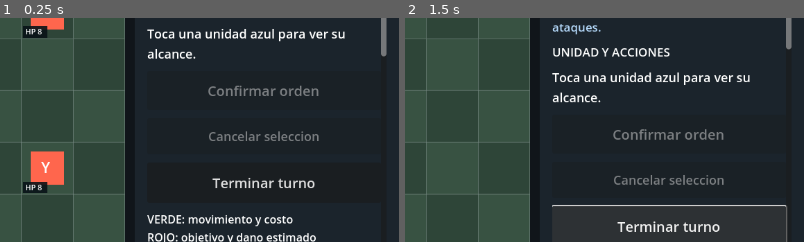
Above: before the commit, frames 1-2 (left to right).
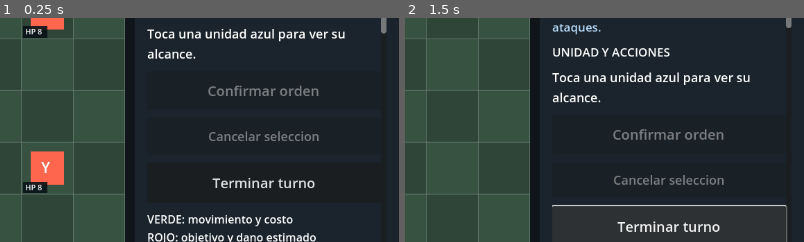
Above: after the commit, the same moments.

Repository: edwinrodri12/Tarvoka
Game: Godot game, scene res://scenes/Main.tscn
The game is run twice, just before and just after one commit, with the same random seed, the same clock (stepped at 60 frames per second) and the same inputs.
Inputs:
- Up to frame 1 (0.25 s): no input
- Up to frame 2 (1.5 s): click "Terminar turno" at 0.5 s; click "Terminar turno" at 1.25 s
The pictures show only the part of the screen within x 50-100%, y 34-84%; the shares and areas given below are measured in that part.

The runs differ from the first frame. In frame 1, 0.2% of the frame differs, in the area x 95-97%, y 6-18%; in frame 2, 0.1%.

Commit message:
feat(ui): opt-in city economy and touch-controlled unit factory purchases (#104)
* feat(economy-ui): expose pure eligibility check for factory purchase buttons

* feat(ui): draw towns/factories, select workshops and safely buy units

* feat(ui): show city income and credit balances, enable opt-in economy and factory purchasing

* test(economy-ui): select cities mode, purchase at workshop and restore treasury on load

* ci(economy-ui): gate city HUD, workshop purchase and saved-match restoration

Diff:
--- a/scripts/core/UrbanEconomy.gd
+++ b/scripts/core/UrbanEconomy.gd
@@ -78,6 +78,28 @@
     var income: int = income_for(next["economy"], side)
     next["economy"]["credits"][side] = mini(MAX_CREDITS, int(next["economy"]["credits"][side]) + income)
     return next
+
+# Cheap, pure eligibility helper for touchscreen buttons. The authoritative
+# purchase still revalidates everything at the moment of confirmation.
+static func can_purchase(state: Dictionary, factory_pos: Vector2i, role: String) -> bool:
+    if not state.has("economy") or not state.has("terrain") or not state.get("units") is Array:
+        return false
+    var faction: int = int(state.get("faction", -1))
+    if faction not in [0,1] or int(state.get("winner", -1)) != -1:
+        return false
+    if cost(role) <= 0 or state["units"].size() >= MAX_UNITS:
+        return false
+    if not valid(state["economy"], state["terrain"]):
+        return false
+    if int(state["economy"]["credits"][faction]) < cost(role):
+        return false
+    for unit in state["units"]:
+        if int(unit.get("hp", 0)) > 0 and unit.get("pos") == factory_pos:
+            return false
+    for site in state["economy"]["sites"]:
+        if site["kind"] == "factory" and site["pos"] == factory_pos and int(site["owner"]) == faction and int(site["produced_turn"]) != int(state["economy"]["turn"]):
+            return true
+    return false
 
 # One fresh unit per owned, unoccupied factory per faction turn.
 # New troops cannot attack/move immediately; both flags reset on their
--- a/scripts/ui/Main.gd
+++ b/scripts/ui/Main.gd
@@ -3,6 +3,8 @@
 const BoardScript = preload("res://scripts/ui/TouchBoard.gd")
 const Scenarios = preload("res://scripts/core/Scenarios.gd")
 const BattleReport = preload("res://scripts/ui/BattleReport.gd")
+const Economy = preload("res://scripts/core/UrbanEconomy.gd")
+const Roles = preload("res://scripts/core/UnitRoles.gd")
 
 var board: Control
 var status_label: Label
@@ -20,6 +22,11 @@
 var roster_picker: OptionButton
 var fog_picker: OptionButton
 var relay_picker: OptionButton
+var economy_picker: OptionButton
+var economy_status: Label
+var factory_status: Label
+var production_picker: OptionButton
+var produce_button: Button
 var relay_status: Label
 var _unit_summary_cache_key := -1
 var unit_summary_refresh_count := 0 # Diagnostics for headless regression tests.
@@ -108,6 +115,12 @@
     relay_status.add_theme_font_size_override("font_size", 17)
     relay_status.add_theme_color_override("font_color", Color(0.95, 0.80, 0.42))
     panel.add_child(relay_status)
+    economy_status = Label.new()
+    economy_status.visible = board.state.has("economy")
+    economy_status.autowrap_mode = TextServer.AUTOWRAP_WORD_SMART
+    economy_status.add_theme_font_size_override("font_size", 18)
+    economy_status.add_theme_color_override("font_color", Color(0.98,0.85,0.50))
+    panel.add_child(economy_status)
     enemy_turn_label = Label.new()
     enemy_turn_label.visible = false
     enemy_turn_label.autowrap_mode = TextServer.AUTOWRAP_WORD_SMART
@@ -192,6 +205,30 @@
     # Keep action buttons on-screen before the longer legend on small devices.
     panel.move_child(legend, end_button.get_index() + 1)
 
+    # Purchase controls are accessible below the combat action buttons
+    # but do not exist as active actions in classical battles.
+    factory_status = Label.new()
+    factory_status.visible = false
+    factory_status.autowrap_mode = TextServer.AUTOWRAP_WORD_SMART
+    factory_status.add_theme_font_size_override("font_size", 16)
+    panel.add_child(factory_status)
+    production_picker = OptionButton.new()
+    production_picker.custom_minimum_size.y = 52
+    production_picker.add_theme_font_size_override("font_size", 17)
+    for i in range(Roles.ORDER.size()):
+        var role: String = Roles.ORDER[i]
+        production_picker.add_item("%s - %d creditos" % [Roles.label(role),Economy.cost(role)],i)
+    production_picker.select(0)
+    production_picker.visible = false
+    panel.add_child(production_picker)
+    produce_button = Button.new()
+    produce_button.text = "Producir unidad"
+    produce_button.custom_minimum_size.y = 54
+    produce_button.add_theme_font_size_override("font_size", 19)
+    produce_button.visible = false
+    produce_button.pressed.connect(_produce_unit)
+    panel.add_child(produce_button)
+
     var saves := HBoxContainer.new()
     saves.add_theme_constant_override("separation", 6)
     panel.add_child(saves)
@@ -287,6 +324,23 @@
     relay_help.add_theme_font_size_override("font_size", 14)
     panel.add_child(relay_help)
 
+    var urban_heading := Label.new()
+    urban_heading.text = "ECONOMIA Y PRODUCCION"
+    urban_heading.add_theme_font_size_override("font_size", 16)
+    panel.add_child(urban_heading)
+    economy_picker = OptionButton.new()
+    economy_picker.custom_minimum_size.y = 54
+    economy_picker.add_theme_font_size_override("font_size", 16)
+    economy_picker.add_item("Sin economia (clasico)",0)
+    economy_picker.add_item("Ciudades conquistables y talleres",1)
+    economy_picker.select(1 if board.state.has("economy") else 0)
+    panel.add_child(economy_picker)
+    var urban_help := Label.new()
+    urban_help.text = "Requiere formacion experimental. Guardia y Rastreador capturan ciudades y talleres al terminar turno. Cada ciudad produce +100 creditos por turno. Selecciona un taller propio vacio para comprar unidades."
+    urban_help.autowrap_mode = TextServer.AUTOWRAP_WORD_SMART
+    urban_help.add_theme_font_size_override("font_size", 14)
+    panel.add_child(urban_help)
+
     var restart_button := Button.new()
     restart_button.text = "Nueva partida"
     restart_button.custom_minimum_size.y = 52
@@ -347,6 +401,26 @@
         _update_text(relay_status, "SENAL: Azul %d | Rojo %d / %d" % [
             control["scores"][0], control["scores"][1], control["target"]
         ])
+    economy_status.visible = board.state.has("economy")
+    factory_status.visible = board.state.has("economy")
+    production_picker.visible = board.state.has("economy")
+    produce_button.visible = board.state.has("economy")
+    if board.state.has("economy"):
+        var economy: Dictionary = board.state["economy"]
+        var blue_city_count := 0
+        var blue_factory_count := 0
+        for site in economy["sites"]:
+            if int(site["owner"]) == 0:
+                if site["kind"] == "city":
+                    blue_city_count += 1
+                elif site["kind"] == "factory":
+                    blue_factory_count += 1
+        _update_text(economy_status, "RECURSOS: %d creditos | %d ciudades (+%d/turno) | %d talleres." % [
+            int(economy["credits"][0]), blue_city_count, Economy.income_for(economy,0), blue_factory_count
+        ])
+        _update_text(factory_status, "Taller (%d,%d) seleccionado" % [board.selected_factory_pos.x+1,board.selected_factory_pos.y+1] if board.selected_factory_pos != Vector2i(-1,-1) else "Toca un taller F propio y libre, luego elige unidad.")
+        var role: String = Roles.ORDER[production_picker.get_selected_id()]
+        produce_button.disabled = not board.can_purchase_selected(role) or int(board.state.get("winner",-1)) != -1
     _update_text(enemy_turn_label, board.last_enemy_turn_report)
     enemy_turn_label.visible = not board.last_enemy_turn_report.is_empty()
     _update_text(autosave_alert, board.autosave_warning)
@@ -355,7 +429,7 @@
     battlefield_status.visible = winner == -1
     order_preview_label.visible = winner == -1 and not board.pending_order.is_empty()
     end_button.disabled = winner != -1 or not board.pending_order.is_empty() or (board.ai_enabled and int(board.state.get("faction", 0)) != 0)
-    cancel_button.disabled = board.selected_id.is_empty()
+    cancel_button.disabled = board.selected_id.is_empty() and board.selected_factory_pos == Vector2i(-1,-1)
     confirm_button.disabled = board.pending_order.is_empty()
     result_banner.visible = winner != -1
     # A defeat must not appear inside the same green victory panel.
@@ -406,22 +480,36 @@
         roster_picker.select(1 if board.specialized_roster else 0)
         fog_picker.select(1 if board.state.get("fog_enabled", false) else 0)
         relay_picker.select(1 if board.state.has("control") else 0)
+        economy_picker.select(1 if board.state.has("economy") else 0)
 
 func _new_game() -> void:
     var mode_name := "Simetrico" if balance_picker.get_selected_id() == 1 else "Entrenamiento"
     var fog_name := "niebla de guerra" if fog_picker.get_selected_id() == 1 else "mapa visible"
     var objective_name := "control de reles" if relay_picker.get_selected_id() == 1 else "eliminacion"
     var roster_name := "5 clases experimentales" if roster_picker.get_selected_id() == 1 else "soldados clasicos"
-    new_game_dialog.dialog_text = "Iniciar %s en modo %s con %s, %s, objetivo %s? Se reemplaza el autoguardado. La partida manual se conserva." % [Scenarios.label(scenario_picker.get_selected_id()), mode_name, roster_name, fog_name, objective_name]
+    if economy_picker.get_selected_id() == 1 and roster_picker.get_selected_id() != 1:
+        board.message = "La economia necesita formacion experimental. Seleccionala primero."
+        return
+    var urban_name := "ciudades/talleres" if economy_picker.get_selected_id() == 1 else "sin economia"
+    new_game_dialog.dialog_text = "Iniciar %s en modo %s con %s, %s, %s y objetivo %s? Se reemplaza el autoguardado. La partida manual se conserva." % [Scenarios.label(scenario_picker.get_selected_id()), mode_name, roster_name, fog_name, urban_name, objective_name]
     # Avoid opening a native modal in the headless test runner.
     if DisplayServer.get_name() != "headless":
         new_game_dialog.popup_centered()
 
 func _confirm_new_game() -> void:
-    board.new_game(scenario_picker.get_selected_id(), balance_picker.get_selected_id() == 1, fog_picker.get_selected_id() == 1, relay_picker.get_selected_id() == 1, roster_picker.get_selected_id() == 1)
+    if economy_picker.get_selected_id() == 1 and roster_picker.get_selected_id() != 1:
+        board.message = "La economia requiere formacion experimental."
+        return
+    board.new_game(scenario_picker.get_selected_id(), balance_picker.get_selected_id() == 1, fog_picker.get_selected_id() == 1, relay_picker.get_selected_id() == 1, roster_picker.get_selected_id() == 1, economy_picker.get_selected_id() == 1)
 
 func _cancel_selection() -> void:
     board.cancel_selection()
 
 func _confirm_order() -> void:
     board.confirm_pending_order()
+
+func _produce_unit() -> void:
+    if not board.state.has("economy") or production_picker.get_selected_id() < 0:
+        return
+    var role: String = Roles.ORDER[production_picker.get_selected_id()]
+    board.buy_selected(role)
--- a/scripts/ui/TouchBoard.gd
+++ b/scripts/ui/TouchBoard.gd
@@ -7,6 +7,7 @@
 const TacticalHints = preload("res://scripts/core/TacticalHints.gd")
 const Scenarios = preload("res://scripts/core/Scenarios.gd")
 const Roles = preload("res://scripts/core/UnitRoles.gd")
+const Economy = preload("res://scripts/core/UrbanEconomy.gd")
 const Visibility = preload("res://scripts/core/Visibility.gd")
 const WIDTH := 10
 const HEIGHT := 8
@@ -21,6 +22,7 @@
 var selected_id := ""
 var require_order_confirmation := false # Main enables safer two-stage taps; legacy test boards remain immediate.
 var pending_order: Dictionary = {}
+var selected_factory_pos := Vector2i(-1,-1)
 var message := "Selecciona una unidad."
 var last_enemy_turn_report := ""
 var touch_origin := Vector2.ZERO
@@ -33,7 +35,7 @@
     mouse_filter = Control.MOUSE_FILTER_STOP
     new_game()
 
-func new_game(scenario_id: int = 0, symmetric: bool = false, fog_mode: bool = false, relay_mode: bool = false, specialized: bool = false) -> void:
+func new_game(scenario_id: int = 0, symmetric: bool = false, fog_mode: bool = false, relay_mode: bool = false, specialized: bool = false, economy_mode: bool = false) -> void:
     symmetric_setup = symmetric
     specialized_roster = specialized
     var enemy_hp: int = 10 if symmetric else 8
@@ -52,7 +54,8 @@
         # Classic recon scouts are mirrored: mobility 4, sight 5.
         units.append({"id":"S","faction":0,"hp":6,"pos":Vector2i(1,3),"move_points":4,"attack":2,"defense":0,"cover":0,"vision":5,"acted":false})
         units.append({"id":"Z","faction":1,"hp":6,"pos":Vector2i(8,3),"move_points":4,"attack":2,"defense":0,"cover":0,"vision":5,"acted":false})
-    state = Session.start(units, terrain, 0, fog_mode, relay_mode)
+    state = Session.start(units, terrain, 0, fog_mode, relay_mode, economy_mode)
+    selected_factory_pos = Vector2i(-1,-1)
     selected_id = ""
     pending_order.clear()
     message = "Selecciona una unidad."
@@ -140,6 +143,30 @@
             ])
             marker.append(marker[0])
             draw_polyline(marker, signal_color, maxf(2.0, tile * 0.055), true)
+    # Urban installations use distinct shapes and letters. Sites not yet
+    # explored stay hidden; the current owner stays unknown outside sight.
+    if state.has("economy"):
+        for site in state["economy"]["sites"]:
+            var city_cell: Vector2i = site["pos"]
+            if fog and not explored.has(city_cell):
+                continue
+            var known_owner: int = int(site["owner"]) if not fog or visible.has(city_cell) else -1
+            var city_tint := Color(0.94, 0.79, 0.39)
+            if known_owner == 0:
+                city_tint = Color(0.35, 0.73, 0.99)
+            elif known_owner == 1:
+                city_tint = Color(1.0, 0.45, 0.39)
+            var top_left := origin + Vector2(city_cell) * tile
+            var center := top_left + Vector2.ONE * (tile * 0.5)
+            var is_town: bool = str(site["kind"]) == "city"
+            var half: float = tile * (0.30 if is_town else 0.35)
+            draw_rect(Rect2(center-Vector2.ONE*half, Vector2.ONE*(half*2)), Color(0.03,0.07,0.10,0.82))
+            draw_rect(Rect2(center-Vector2.ONE*half, Vector2.ONE*(half*2)), city_tint, false, maxf(2.0,tile*0.065))
+            if tile >= 20.0:
+                var symbol := "C" if is_town else "F"
+                draw_string(font, center+Vector2(-tile*0.14,tile*0.12), symbol, HORIZONTAL_ALIGNMENT_LEFT, -1, int(max(11.0,tile*0.27)), city_tint)
+            if city_cell == selected_factory_pos:
+                draw_rect(Rect2(top_left,Vector2.ONE*tile),Color.YELLOW,false,3.0)
     # Legal destinations in green, adjacent attack targets in red.
     # Reuse the exact movement/combat rules instead of drawing guessed ranges.
     var hints: Dictionary = TacticalHints.for_unit(state, selected_id)
@@ -216,9 +243,10 @@
                 int(max(11.0, tile * 0.22)), Color(1.0, 0.88, 0.60))
 
 func cancel_selection() -> void:
-    if selected_id.is_empty() and pending_order.is_empty():
+    if selected_id.is_empty() and pending_order.is_empty() and selected_factory_pos == Vector2i(-1,-1):
         return
     selected_id = ""
+    selected_factory_pos = Vector2i(-1,-1)
     pending_order.clear()
     message = "Seleccion cancelada."
     queue_redraw()
@@ -283,6 +311,7 @@
         message = "Accion no permitida."
         return false
     state = result["state"]
+    selected_factory_pos = Vector2i(-1,-1)
     _write_autosave()
     var winner := int(state.get("winner", -1))
     if winner != -1:
@@ -301,6 +330,32 @@
     else:
         selected_id = ""
         message = "Ataque realizado."
+    return true
+
+# Purchases come from a selected, currently owned and unoccupied workshop.
+# The definitive decision is validated again by BattleSession.purchase.
+func can_purchase_selected(role: String) -> bool:
+    if selected_factory_pos == Vector2i(-1,-1) or not pending_order.is_empty():
+        return false
+    if ai_enabled and int(state.get("faction",-1)) != 0:
+        return false
+    return Economy.can_purchase(state, selected_factory_pos, role)
+
+func buy_selected(role: String) -> bool:
+    if not can_purchase_selected(role):
+        message = "No se puede producir: revisa creditos, propietario y espacio."
+        return false
+    var action: Dictionary = Session.purchase(state, selected_factory_pos, role)
+    if not action.get("valid", false):
+        message = "No se pudo producir la unidad."
+        return false
+    state = action["state"]
+    selected_factory_pos = Vector2i(-1,-1)
+    selected_id = ""
+    pending_order.clear()
+    message = "Unidad %s producida (-%d creditos). Actuara el proximo turno." % [Roles.label(role), int(action["cost"])]
+    _write_autosave()
+    queue_redraw()
     return true
 
 func selected_unit_summary() -> String:
@@ -355,6 +410,7 @@
             target = unit
             break
     if not target.is_empty() and int(target["faction"]) == int(state["faction"]):
+        selected_factory_pos = Vector2i(-1,-1)
         pending_order.clear()
         var tapped_id := str(target["id"])
         if tapped_id == selected_id:
@@ -368,6 +424,16 @@
             message = "Unidad " + selected_id + " seleccionada."
     elif not selected_id.is_empty():
         _request_order(cell, target)
+    elif target.is_empty() and state.has("economy"):
+        var found := false
+        for site in state["economy"]["sites"]:
+            if site["pos"] == cell and site["kind"] == "factory" and int(site["owner"]) == int(state["faction"]):
+                selected_factory_pos = cell if selected_factory_pos != cell else Vector2i(-1,-1)
+                message = "Taller seleccionado. Elige una unidad y pulsa Producir." if selected_factory_pos == cell else "Taller cancelado."
+                found = true
+                break
+        if not found:
+            selected_factory_pos = Vector2i(-1,-1)
     queue_redraw()
 
 func finish_turn() -> void:
@@ -380,6 +446,7 @@
         return
     state = result["state"]
     selected_id = ""
+    selected_factory_pos = Vector2i(-1,-1)
     pending_order.clear()
     last_enemy_turn_report = ""
     message = "Turno de faccion " + str(state["faction"] + 1)
@@ -453,6 +520,7 @@
         message = "No se pudo cargar la partida."
         return false
     state = restored
+    selected_factory_pos = Vector2i(-1,-1)
     current_scenario_id = Scenarios.identify(state["terrain"])
     specialized_roster = Roles.is_specialized(state["units"])
     symmetric_setup = _infer_symmetric_setup()
@@ -486,6 +554,7 @@
     if restored.is_empty():
         return false
     state = restored
+    selected_factory_pos = Vector2i(-1,-1)
     current_scenario_id = Scenarios.identify(state["terrain"])
     specialized_roster = Roles.is_specialized(state["units"])
     symmetric_setup = _infer_symmetric_setup()
--- /dev/null
+++ b/tests/test_urban_economy_ui.gd
@@ -0,0 +1,149 @@
+extends SceneTree
+
+const Session = preload("res://scripts/core/BattleSession.gd")
+const Roles = preload("res://scripts/core/UnitRoles.gd")
+const Economy = preload("res://scripts/core/UrbanEconomy.gd")
+const Scenarios = preload("res://scripts/core/Scenarios.gd")
+const Codec = preload("res://scripts/core/SaveCodec.gd")
+const Store = preload("res://scripts/core/SaveStore.gd")
+
+func _initialize() -> void:
+    call_deferred("_run")
+
+func _run() -> void:
+    var view: Control = load("res://scenes/Main.tscn").instantiate()
+    root.add_child(view)
+    var board = view.board
+    var economy_picker: OptionButton = view.economy_picker
+    var roster_picker: OptionButton = view.roster_picker
+    var status: Label = view.economy_status
+    var factory: Label = view.factory_status
+    var unit_picker: OptionButton = view.production_picker
+    var buy: Button = view.produce_button
+    var dialog: ConfirmationDialog = view.new_game_dialog
+    assert(economy_picker != null and economy_picker.item_count == 2)
+    assert(unit_picker != null and unit_picker.item_count == 5)
+    assert(buy != null and status != null and factory != null)
+    view._process(0.0)
+    assert(not board.state.has("economy"))
+    assert(not buy.visible and not status.visible)
+    assert(economy_picker.get_selected_id() == 0)
+
+    # Economic mode requires the experimental unit set. A mistaken menu
+    # combination cannot erase an existing autosave.
+    var previous: Dictionary = board.state.duplicate(true)
+    economy_picker.select(1)
+    roster_picker.select(0)
+    view._new_game()
+    assert(board.state == previous)
+    assert(board.message.contains("formacion experimental"))
+    view._confirm_new_game()
+    assert(board.state == previous)
+
+    roster_picker.select(1)
+    view.balance_picker.select(1)
+    view._new_game()
+    assert(board.state == previous)
+    assert(dialog.dialog_text.contains("ciudades/talleres"))
+    view._confirm_new_game()
+    assert(board.state.has("economy"))
+    assert(board.specialized_roster)
+    assert(Economy.valid(board.state["economy"],board.state["terrain"]))
+    assert(board.state["units"].size() == 10)
+    view._process(0.0)
+    assert(buy.visible and status.visible and factory.visible)
+    assert(status.text.contains("300 creditos"))
+    assert(status.text.contains("1 ciudades (+100/turno)"))
+    assert(buy.disabled)
+    assert(Codec.decode(Codec.encode(board.state)) == board.state)
+
+    # Tapping a free friendly workshop selects it, never produces a unit
+    # until the dedicated button is pressed and eligibility is checked.
+    board.size = Vector2(800,640)
+    var at_factory: Vector2 = board._board_origin() + (Vector2(0,3) + Vector2(0.5,0.5)) * board._cell_size()
+    board._tap(at_factory)
+    assert(board.selected_factory_pos == Vector2i(0,3))
+    assert(board.selected_id == "")
+    view._process(0.0)
+    assert(not buy.disabled)
+    assert(factory.text.contains("Taller"))
+    assert(board.state["economy"]["credits"][0] == 300)
+    assert(board.state["units"].size() == 10)
+
+    # The first unit picker entry is the guard; it costs 200.
+    assert(unit_picker.get_item_text(0).contains("200 creditos"))
+    unit_picker.select(0)
+    var baseline: Dictionary = board.state.duplicate(true)
+    view._process(0.0)
+    assert(not buy.disabled)
+    buy.pressed.emit()
+    assert(board.state["economy"]["credits"][0] == 100)
+    assert(board.state["units"].size() == 11)
+    var recruit: Dictionary = board.state["units"].back()
+    assert(recruit["role"] == "line" and recruit["acted"] and recruit["moved"])
+    assert(recruit["pos"] == Vector2i(0,3))
+    assert(board.selected_factory_pos == Vector2i(-1,-1))
+    assert(baseline["units"].size() == 10)
+    assert(not board.buy_selected("line")) # no active factory selection
+    view._process(0.0)
+    assert(buy.disabled)
+    assert(status.text.contains("100 creditos"))
+    assert(Codec.decode(Codec.encode(board.state)) == board.state)
+
+    # The UI must restore the mode and treasury without charging twice,
+    # including the workshop's once-per-turn production guard.
+    assert(board.save_game())
+    board.new_game(0,false,false,false,false,false)
+    economy_picker.select(0)
+    roster_picker.select(0)
+    view._load_game()
+    assert(economy_picker.get_selected_id() == 1)
+    assert(roster_picker.get_selected_id() == 1)
+    assert(board.state.has("economy"))
+    assert(board.state["economy"]["credits"][0] == 100)
+    assert(board.state["units"].size() == 11)
+    view._process(0.0)
+    assert(status.visible)
+    assert(status.text.contains("100 creditos"))
+
+    # After the next two faction changes the existing city pays +100
+    # exactly once. Purchased troops become available only on our turn.
+    board.ai_enabled = false
+    board.finish_turn()
+    assert(board.state["faction"] == 1)
+    board.finish_turn()
+    assert(board.state["faction"] == 0)
+    assert(board.state["economy"]["credits"][0] == 200)
+    assert(board.state["units"].back()["acted"] == false)
+    assert(board.state["units"].back()["moved"] == false)
+
+    # City capture appears in HUD income after the owning faction returns.
+    var infantry: Array = [
+        Roles.make_unit("A",0,Vector2i(3,4),"scout"),
+        Roles.make_unit("X",1,Vector2i(8,3),"line")
+    ]
+    board.state = Session.start(infantry, Scenarios.terrain(0),0,false,false,true)
+    board.finish_turn()
+    assert(board.state["economy"]["sites"][2]["owner"] == 0)
+    board.finish_turn()
+    assert(board.state["economy"]["credits"][0] == 500)
+    view._process(0.0)
+    assert(status.text.contains("+200/turno"))
+    assert(status.text.contains("2 ciudades"))
+
+    # Explicitly switch back to classic; no city/treasury artefacts remain.
+    roster_picker.select(0)
+    economy_picker.select(0)
+    view._confirm_new_game()
+    assert(not board.state.has("economy"))
+    assert(not board.specialized_roster)
+    view._process(0.0)
+    assert(not status.visible and not buy.visible)
+    assert(Codec.decode(Codec.encode(board.state)) == board.state)
+
+    for path in [Store.DEFAULT_PATH,board.autosave_path]:
+        for suffix in ["",".bak",".tmp"]:
+            DirAccess.remove_absolute(ProjectSettings.globalize_path(path+suffix))
+    view.queue_free()
+    print("PASS urban economy UI: opt-in, factory selection, purchase, price, restore, income and classic isolation")
+    quit(0)
